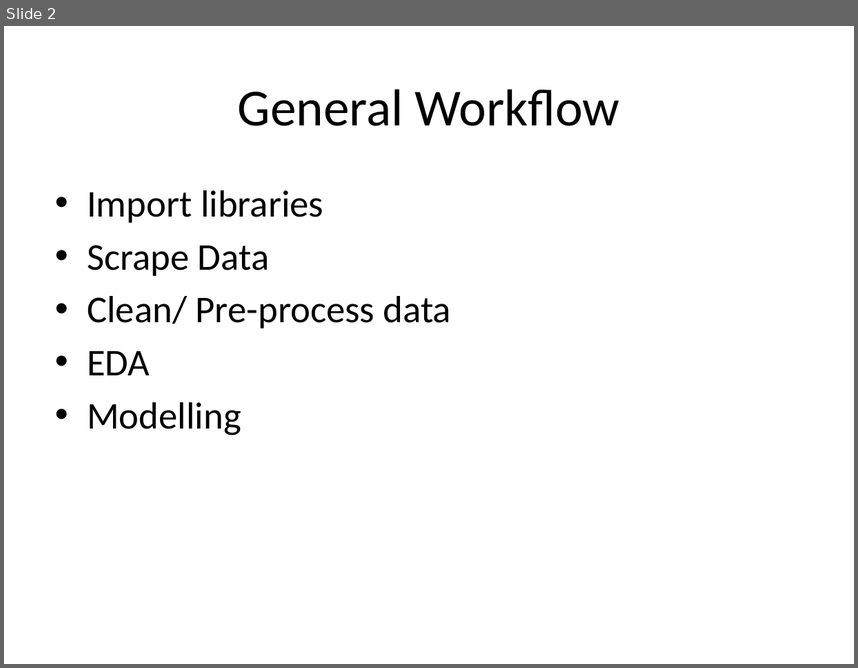
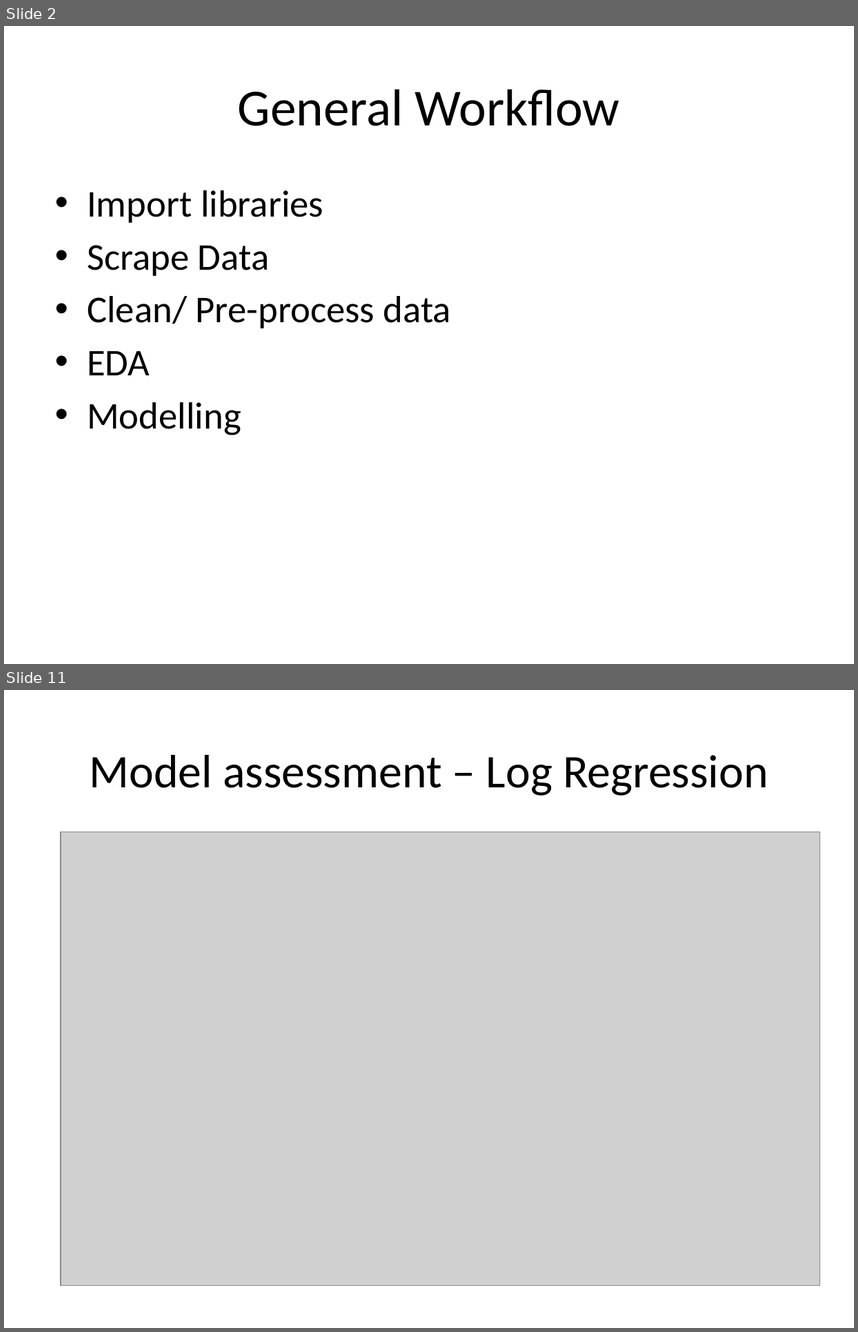
Before and after one commit to dantawesi/Classifying-Subreddits-with-NLP, a slide deck: Subreddit Classification.pptm. Shown one above the other, each under a label of ours: slide 2 before the commit, slides 2 and 11 after it; the slides between them are not shown. The pictures are 858x668 and 858x1332 pixels, drawn with LibreOffice and Linux fonts; fonts in the diff are those of the drawing; grey boxes stand for pictures. Boxes give left, top, right and bottom in pixels: in the first picture for what was removed or moved away, otherwise in the second. Text is boxed around its words. In the diff, an @@ line names an element or a change of style, - is before the commit and + after.

```diff
--- a/Subreddit Classification.pptm
+++ b/Subreddit Classification.pptm
@@ slide 11 added at (4, 690, 854, 1328), background #FFFFFF @@
@@ title added at (90, 755, 768, 796), 39.6 pt, text #000000 @@
+Model assessment – Log Regression
@@ picture added at (61, 832, 820, 1285) @@
```
Also in this commit, not shown: 4 slides changed, 11 other slides added, 9 slides removed, 1 other file.
